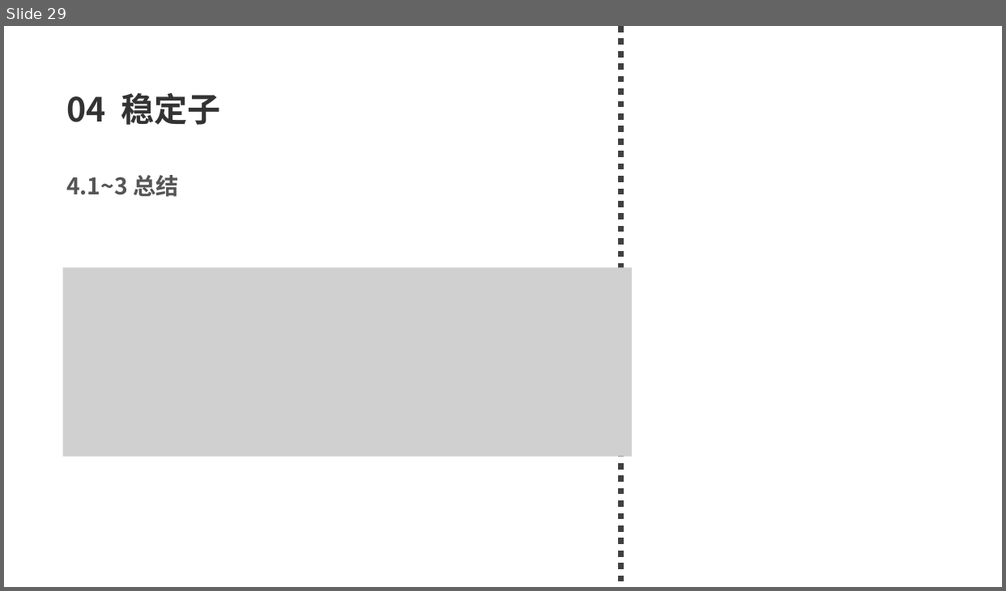
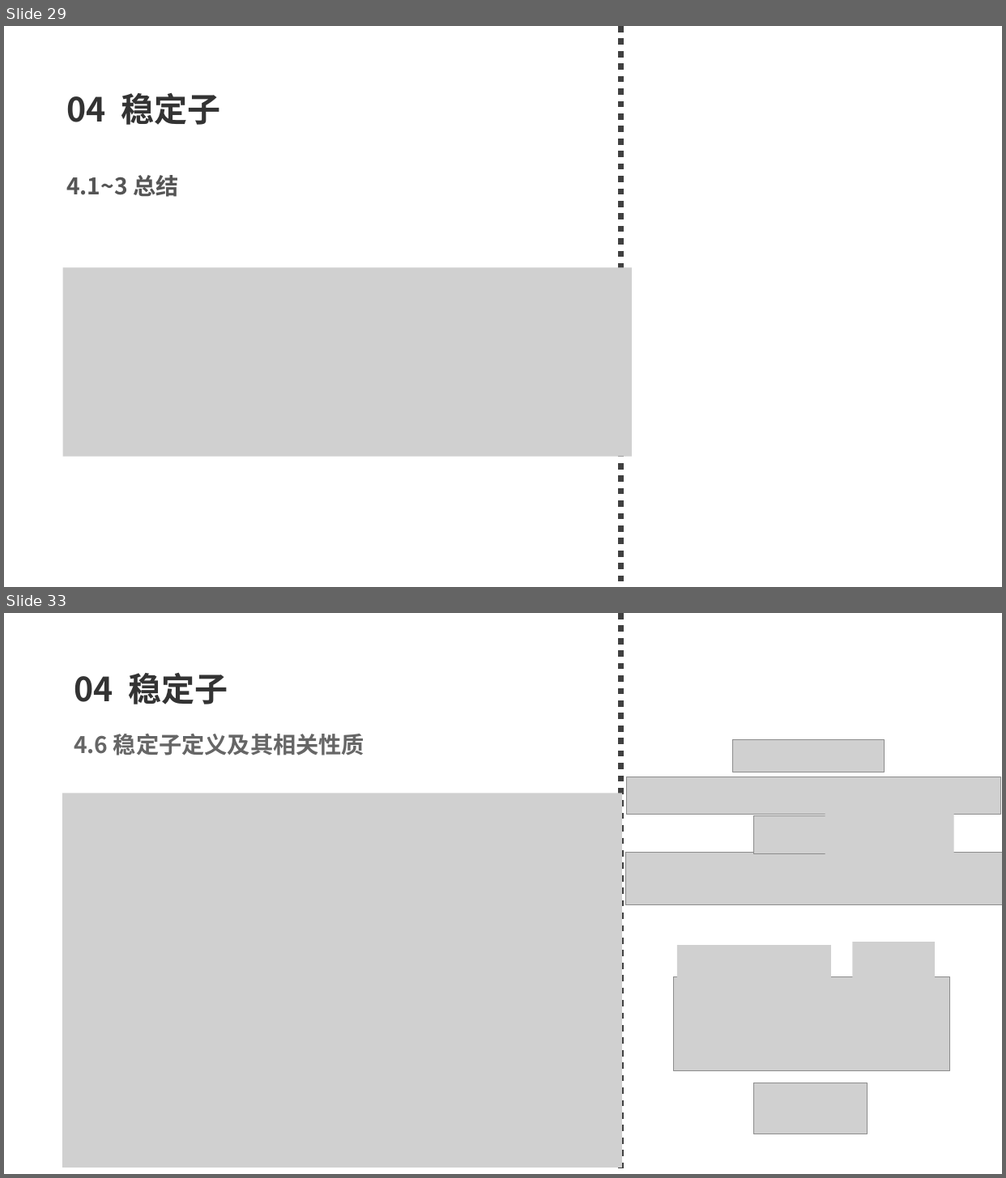
Before and after one commit to 77-223255/LM_QEC, a slide deck: what_i_learn/2026_量子纠错导论.pptx. Shown one above the other, each under a label of ours: slide 29 before the commit, slides 29 and 33 after it; the slides between them are not shown. The pictures are 1006x591 and 1006x1178 pixels, drawn with LibreOffice and Linux fonts; fonts in the diff are those of the drawing; grey boxes stand for pictures. Boxes give left, top, right and bottom in pixels: in the first picture for what was removed or moved away, otherwise in the second. Text is boxed around its words. In the diff, an @@ line names an element or a change of style, - is before the commit and + after.

```diff
--- a/what_i_learn/2026_量子纠错导论.pptx
+++ b/what_i_learn/2026_量子纠错导论.pptx
@@ slide 33 added at [4, 613, 1002, 1174], background #FFFFFF @@
@@ line added from (621, 613) to (621, 1174), #404040 6 pt dashed @@
@@ text added at [74, 673, 228, 705], 32 pt, text #333333, bold @@
+04 稳定子
@@ text added at [74, 734, 364, 756], 22 pt, text #666666, bold @@
+4.6 稳定子定义及其相关性质
@@ picture added at [733, 740, 885, 773] @@
@@ picture added at [627, 777, 1001, 815] @@
@@ picture added at [62, 794, 622, 1169] @@
@@ picture added at [754, 815, 831, 854] @@
@@ picture added at [825, 814, 954, 856] @@
@@ picture added at [626, 853, 1002, 905] @@
@@ picture added at [677, 945, 830, 1036] @@
@@ picture added at [853, 943, 936, 1012] @@
@@ picture added at [673, 977, 949, 1071] @@
@@ picture added at [754, 1083, 867, 1135] @@
```
Also in this commit, not shown: 3 slides changed, 2 other slides added.
